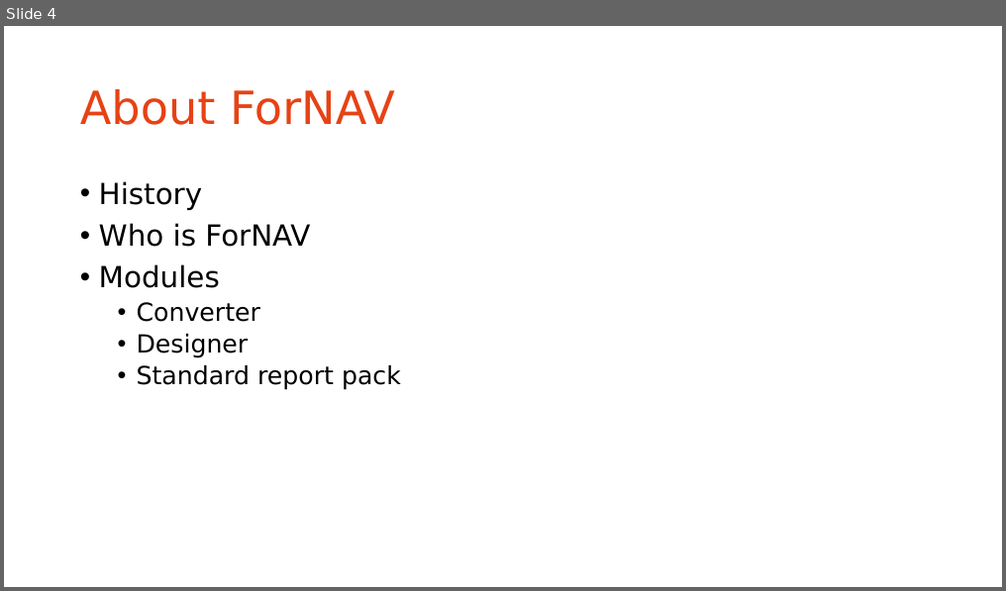
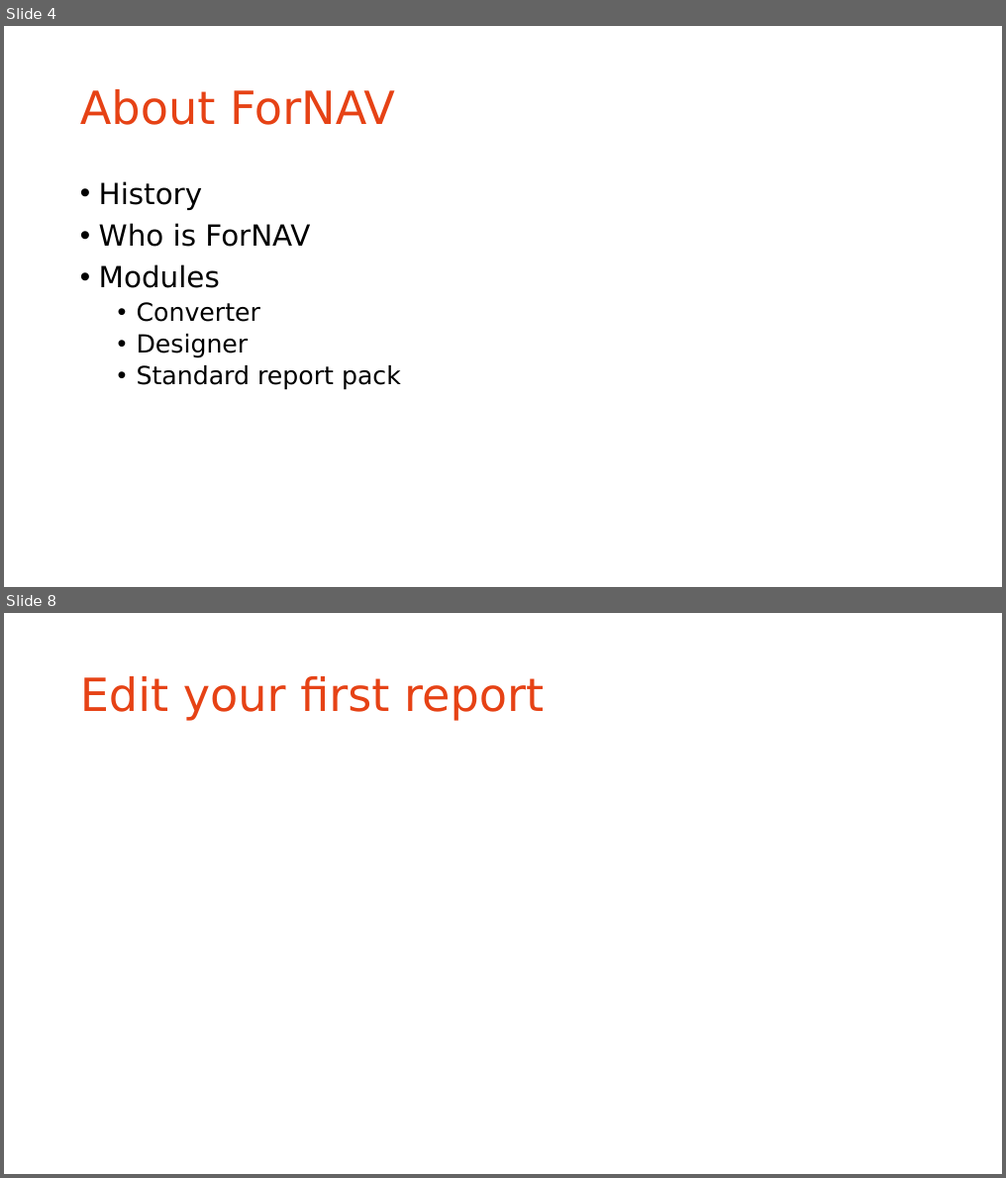
Before and after one commit to renebrummel/ForNAV.TrainingModules, a slide deck: Powerpoint/Webinar.pptx. Shown one above the other, each under a label of ours: slide 4 before the commit, slides 4 and 8 after it; the slides between them are not shown. The pictures are 1006x591 and 1006x1178 pixels, drawn with LibreOffice and Linux fonts; fonts in the diff are those of the drawing; background and template pictures are left out. Boxes give left, top, right and bottom in pixels: in the first picture for what was removed or moved away, otherwise in the second. Text is boxed around its words. In the diff, an @@ line names an element or a change of style, - is before the commit and + after.

```diff
--- a/Powerpoint/Webinar.pptx
+++ b/Powerpoint/Webinar.pptx
@@ slide 8 added at (x1=4, y1=613, x2=1002, y2=1174), background #FFFFFF @@
@@ title added at (x1=80, y1=676, x2=544, y2=721), 44 pt, text #E64215 @@
+Edit your first report
```
Also in this commit, not shown: 16 other slides added, 1 slide removed, 2 other files.
